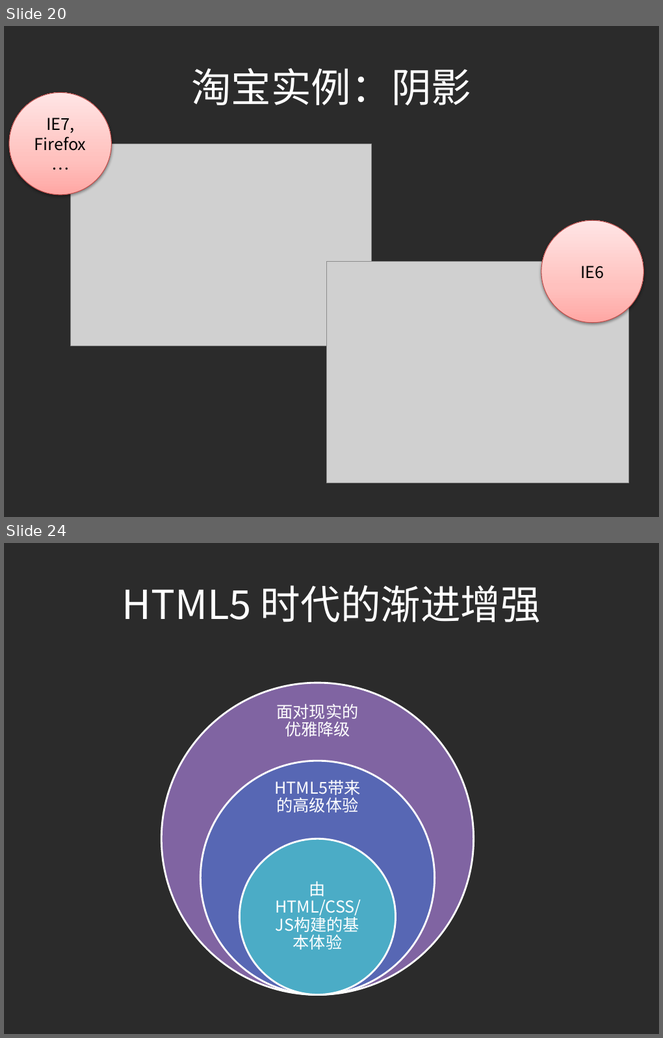
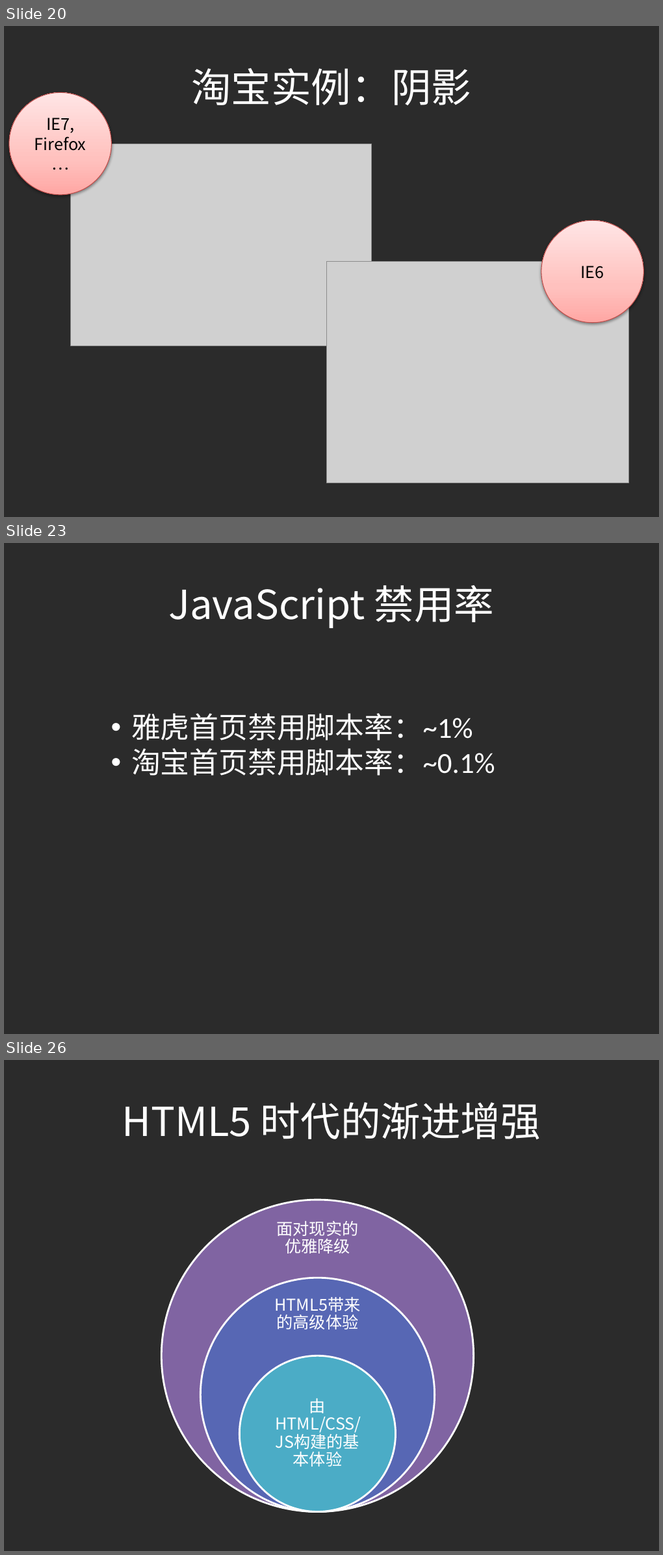
Before and after one commit to ilife5/lifesinger.github.com, a slide deck: share/2010/201012_Progressive-Enhancement.pptx. Shown one above the other, each under a label of ours: slides 20 and 24 before the commit, slides 20, 23 and 26 after it; the slides between them are not shown. The pictures are 663x1038 and 663x1555 pixels, drawn with LibreOffice and Linux fonts; fonts in the diff are those of the drawing; grey boxes stand for pictures; background and template pictures are left out; a plain dark background stands for a picture behind light text. Boxes give left, top, right and bottom in pixels: in the first picture for what was removed or moved away, otherwise in the second. Text is boxed around its words. In the diff, an @@ line names an element or a change of style, - is before the commit and + after.

```diff
--- a/share/2010/201012_Progressive-Enhancement.pptx
+++ b/share/2010/201012_Progressive-Enhancement.pptx
@@ slide 23 added at <box>4,543,659,1034</box>, background picture (left out) @@
@@ title added at <box>168,585,495,628</box>, 44 pt, text #FFFFFF @@
+JavaScript 禁用率
@@ text added at <box>131,713,495,776</box>, 32 pt, text #FFFFFF @@
+• 雅虎首页禁用脚本率：~1%
+• 淘宝首页禁用脚本率：~0.1%
@@ what was slide 24 is now slide 26 @@
```
Also in this commit, not shown: 9 slides changed, 3 other slides added, 1 slide removed.
